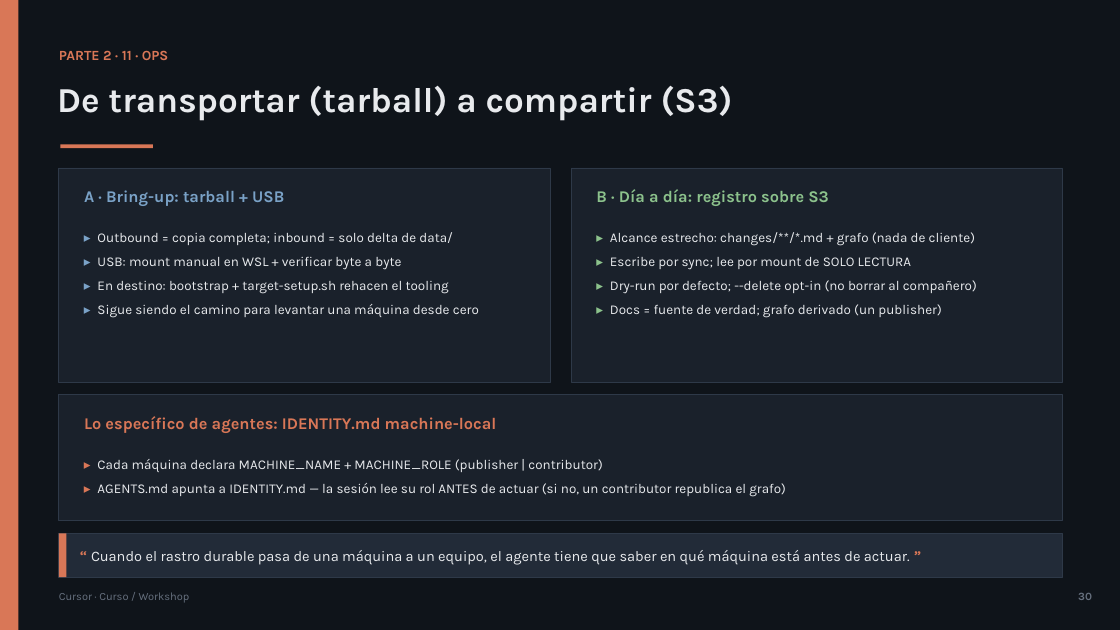
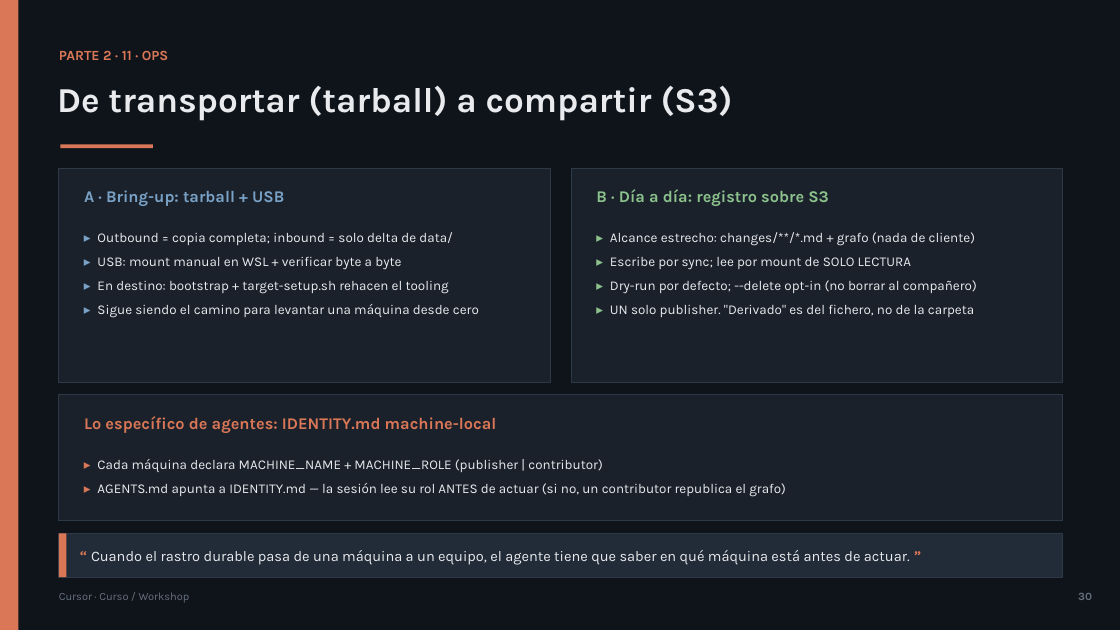
Before and after one commit to olonok69/cursor_code_ml_engineer, a slide deck: slide 30 of presentacion/Cursor_Presentacion.pptx. Drawn at 1120x630 pixels with LibreOffice and Linux fonts; fonts in the diff are those of the drawing. Boxes give left, top, right and bottom in pixels: in the first picture for what was removed or moved away, otherwise in the second. Text is boxed around its words. In the diff, an @@ line names an element or a change of style, - is before the commit and + after.

```diff
--- a/presentacion/Cursor_Presentacion.pptx
+++ b/presentacion/Cursor_Presentacion.pptx
@@ text at bbox=[610, 305, 974, 317]: text changed @@
-▸ Docs = fuente de verdad; grafo derivado (un publisher)
+▸ UN solo publisher. "Derivado" es del fichero, no de la carpeta
```
Also in this commit, not shown: 1 other slide changed, 12 other files.
